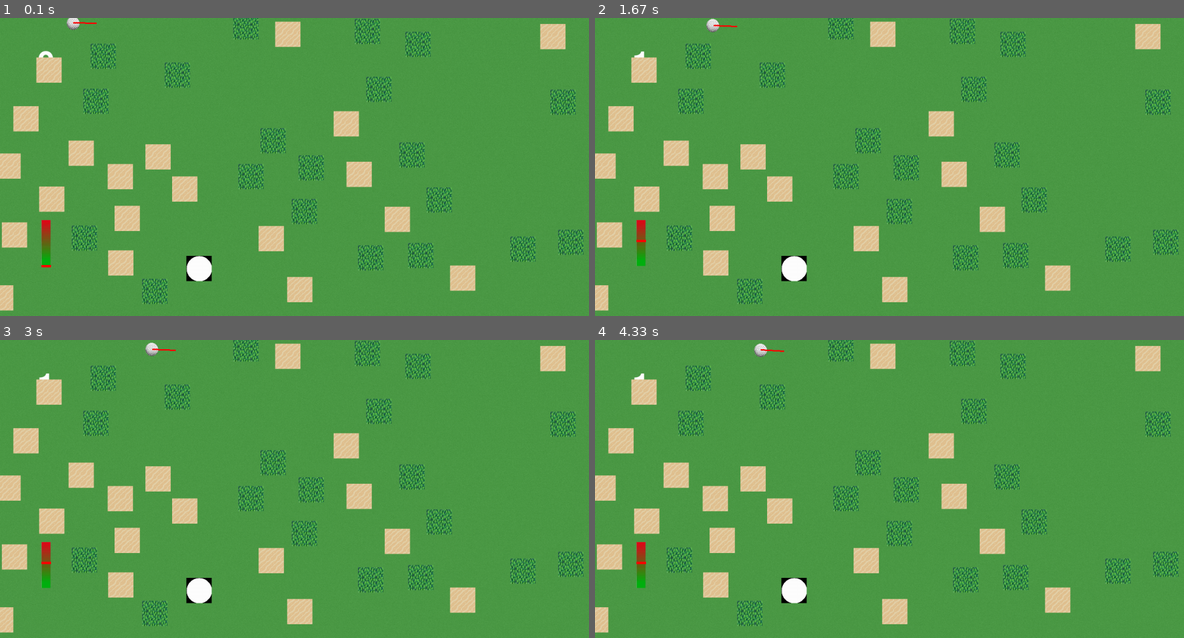
Above: before the commit, frames 1-4 (two rows, left to right).
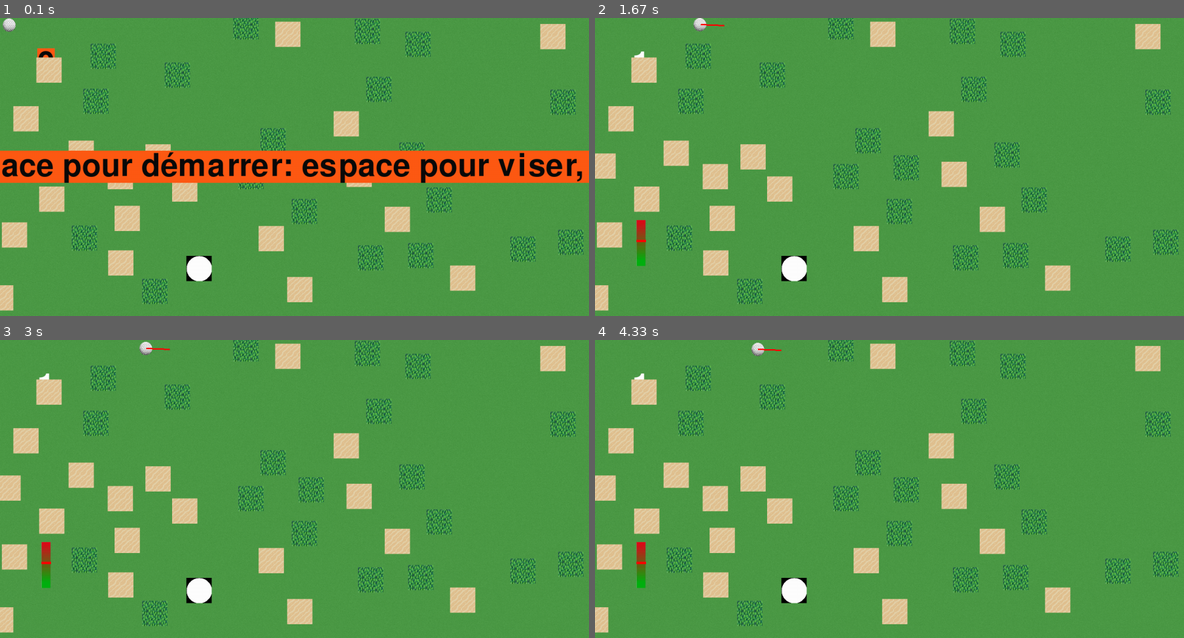
Above: after the commit, the same moments.

Repository: bluesun-pixel/projet-pygame
Game: pygame game, started from main.py
Same seed, same stepped clock (60 frames per second), same inputs: the game is played once before the commit and once after it.
Inputs:
- Up to frame 1 (0.1 s): no input
- Up to frame 2 (1.67 s): tap Space at 0.33, 0.73, 1.03, 1.23 s
- Up to frame 3 (3 s): no input
- Up to frame 4 (4.33 s): no input

The runs differ from the first frame. In frame 1, 11% of the frame differs, in the area x 0-100%, y 0-84%; in frame 2, 0.2%; in frame 3, 0.1%; in frame 4, 0.1%.

Commit message:
revert commit fix, pull Main before branching out

Diff:
--- a/main.py
+++ b/main.py
@@ -245,7 +245,7 @@
 FORCE_MINIMUM = 1
 
 points = poisson_disc_sampling(90, 620, 1250, 50)
-game_state = 0 #gère l'action actuelle --> visée = 0, force = 1, mouvement = 2
+game_state = -2 #gère l'action actuelle --> visée = 0, force = 1, mouvement = 2
 alpha = 0
 hauteur_force = 50
 direction_aléatoire = [0, 0]
@@ -325,86 +325,110 @@
 
 
 # <editor-fold desc="Boucle de jeu">
+texte_demarrage = ajouter_texte(None, 100, "Appuyez sur espace pour démarrer: espace pour viser, espace pour tirer")
+texte_fin = ajouter_texte(None, 100, f"Fin du jeu ! Score : {nombre_de_tirs}")
+liste_sprite.remove((texte_fin))
+
 while continuer:
     fenetre.fill((0, 0, 0))
-    liste_sprite.draw(fenetre)
-
-    if game_state == 2 and balle_golf.vitesse == 0:
-        direction_aléatoire = [0, 0]
-        force_aléatoire = 0
-        game_state = 0
-
-    balle_sprite.rect.centerx = balle_golf.balle_x
-    balle_sprite.rect.centery = balle_golf.balle_y
-    if 0 > balle_golf.balle_x or balle_golf.balle_x > fenetre.get_rect().width:
-        balle_golf.direction[0] *= -1
-    if 0 > balle_golf.balle_y or balle_golf.balle_y> fenetre.get_rect().height:
-        balle_golf.direction[1] *= -1
-    balle_golf.deplacer_balle()
-
-
-    fenetre.blit(image_puissance, position_barre)
-
-
-
-    hit_list = pygame.sprite.spritecollide(balle_sprite, obstacles, False)
-
-    if len(hit_list) > 0:
-        print("Collision detectée")
-
-        if type(hit_list[0]) == Arbre:
-            hit_list[0].collision(balle_golf, hit_list[0])
-            print("C'est un arbre !")
-        if type(hit_list[0]) == Bunker:
-            hit_list[0].collision(balle_golf)
-
-            print("C'est un bunker !")
-        if type(hit_list[0]) == Drapeau:
-            print("collision drapeau")
-            hit_list[0].collision()
-
-    match game_state:
-        case 0:
-            if alpha < 360:
-                alpha += VITESSE_ANGULAIRE
-            else:
-                alpha = 0
-
-            visee_x = math.cos(alpha)
-            visee_y = math.sin(alpha)
-
-            direction_aléatoire = [visee_x, visee_y]
-        case 1:
-            force_y = 0
-
-            if alpha < 360:
-                force_y = math.sin(alpha)
-                alpha += VITESSE_ANGULAIRE
-            else:
-                alpha = 0
-
-            force_aléatoire = (force_y + 1) / 2
-
-    #pygame.draw.circle(fenetre, (0, 0, 190), (balle_golf.balle_x + direction_aléatoire[0] * 50, balle_golf.balle_y + direction_aléatoire[1] * 50), 10)
-    #pygame.draw.circle(fenetre, (0, 0, 190), (fenetre.get_rect().bottomleft[0] + 100, fenetre.get_rect().bottomleft[1] - hauteur_force * force_aléatoire * 2 + 1 - 100), 10)
-    pygame.draw.line(fenetre,(255,0,0), (balle_golf.balle_x, balle_golf.balle_y), (balle_golf.balle_x + direction_aléatoire[0] * 50, balle_golf.balle_y + direction_aléatoire[1] * 50),3)
-    pygame.draw.line(fenetre, (255, 0, 0), (fenetre.get_rect().bottomleft[0] + 90, fenetre.get_rect().bottomleft[1] - hauteur_force * force_aléatoire * 2 + 1 - 110), (fenetre.get_rect().bottomleft[0] + 110, fenetre.get_rect().bottomleft[1] - hauteur_force * force_aléatoire * 2 + 1 - 110), 5)
-    police = pygame.font.Font(None, 100)
-    compteur.image = police.render(f"{nombre_de_tirs}", 1, (255, 255, 255))
-
-    pygame.display.flip()
-
-    for event in pygame.event.get():
-        if event.type == QUIT:
-            continuer = False
-        elif event.type == pygame.KEYUP:
-            if event.key == K_SPACE:
-                if game_state < 3:
-                    if game_state == 1:
-
-                        balle_golf.direction = direction_aléatoire
-                        balle_golf.vitesse = FORCE_MINIMUM + force_aléatoire * 2.7
-                        nombre_de_tirs += 1
-
-                    game_state += 1
-# </editor-fold>
+
+    if game_state >=0:
+        liste_sprite.draw(fenetre)
+        if game_state == 2 and balle_golf.vitesse == 0:
+            direction_aléatoire = [0, 0]
+            force_aléatoire = 0
+            game_state = 0
+
+        balle_sprite.rect.centerx = balle_golf.balle_x
+        balle_sprite.rect.centery = balle_golf.balle_y
+        if 0 > balle_golf.balle_x or balle_golf.balle_x > fenetre.get_rect().width:
+            balle_golf.direction[0] *= -1
+        if 0 > balle_golf.balle_y or balle_golf.balle_y> fenetre.get_rect().height:
+            balle_golf.direction[1] *= -1
+        balle_golf.deplacer_balle()
+
+
+        fenetre.blit(image_puissance, position_barre)
+
+
+
+        hit_list = pygame.sprite.spritecollide(balle_sprite, obstacles, False)
+
+        if len(hit_list) > 0:
+            print("Collision detectée")
+
+            if type(hit_list[0]) == Arbre:
+                hit_list[0].collision(balle_golf, hit_list[0])
+                print("C'est un arbre !")
+            if type(hit_list[0]) == Bunker:
+                hit_list[0].collision(balle_golf)
+
+                print("C'est un bunker !")
+            if type(hit_list[0]) == Drapeau:
+                print("collision drapeau")
+                hit_list[0].collision()
+                game_state = -1
+                liste_sprite.add(texte_fin)
+
+        match game_state:
+            case 0:
+                if alpha < 360:
+                    alpha += VITESSE_ANGULAIRE
+                else:
+                    alpha = 0
+
+                visee_x = math.cos(alpha)
+                visee_y = math.sin(alpha)
+
+                direction_aléatoire = [visee_x, visee_y]
+            case 1:
+                force_y = 0
+
+                if alpha < 360:
+                    force_y = math.sin(alpha)
+                    alpha += VITESSE_ANGULAIRE
+                else:
+                    alpha = 0
+
+                force_aléatoire = (force_y + 1) / 2
+
+        #pygame.draw.circle(fenetre, (0, 0, 190), (balle_golf.balle_x + direction_aléatoire[0] * 50, balle_golf.balle_y + direction_aléatoire[1] * 50), 10)
+        #pygame.draw.circle(fenetre, (0, 0, 190), (fenetre.get_rect().bottomleft[0] + 100, fenetre.get_rect().bottomleft[1] - hauteur_force * force_aléatoire * 2 + 1 - 100), 10)
+        pygame.draw.line(fenetre,(255,0,0), (balle_golf.balle_x, balle_golf.balle_y), (balle_golf.balle_x + direction_aléatoire[0] * 50, balle_golf.balle_y + direction_aléatoire[1] * 50),3)
+        pygame.draw.line(fenetre, (255, 0, 0), (fenetre.get_rect().bottomleft[0] + 90, fenetre.get_rect().bottomleft[1] - hauteur_force * force_aléatoire * 2 + 1 - 110), (fenetre.get_rect().bottomleft[0] + 110, fenetre.get_rect().bottomleft[1] - hauteur_force * force_aléatoire * 2 + 1 - 110), 5)
+        police = pygame.font.Font(None, 100)
+        compteur.image = police.render(f"{nombre_de_tirs}", 1, (255, 255, 255))
+
+        pygame.display.flip()
+
+        for event in pygame.event.get():
+            if event.type == QUIT:
+                continuer = False
+            elif event.type == pygame.KEYUP:
+                if event.key == K_SPACE:
+                    if game_state < 3:
+                        if game_state == 1:
+
+                            balle_golf.direction = direction_aléatoire
+                            balle_golf.vitesse = FORCE_MINIMUM + force_aléatoire * 2.7
+                            nombre_de_tirs += 1
+
+                        game_state += 1
+    elif game_state == -2:
+        liste_sprite.draw(fenetre)
+        pygame.display.flip()
+        for event in pygame.event.get():
+            if event.type == QUIT:
+                continuer = False
+            elif event.type == pygame.KEYUP:
+                if event.key == K_SPACE:
+                    game_state = 0
+                    liste_sprite.remove(texte_demarrage)
+
+    elif game_state == -1:
+        liste_sprite.draw(fenetre)
+        pygame.display.flip()
+        for event in pygame.event.get():
+            if event.type == QUIT:
+                continuer = False
+# </editor-fold>
